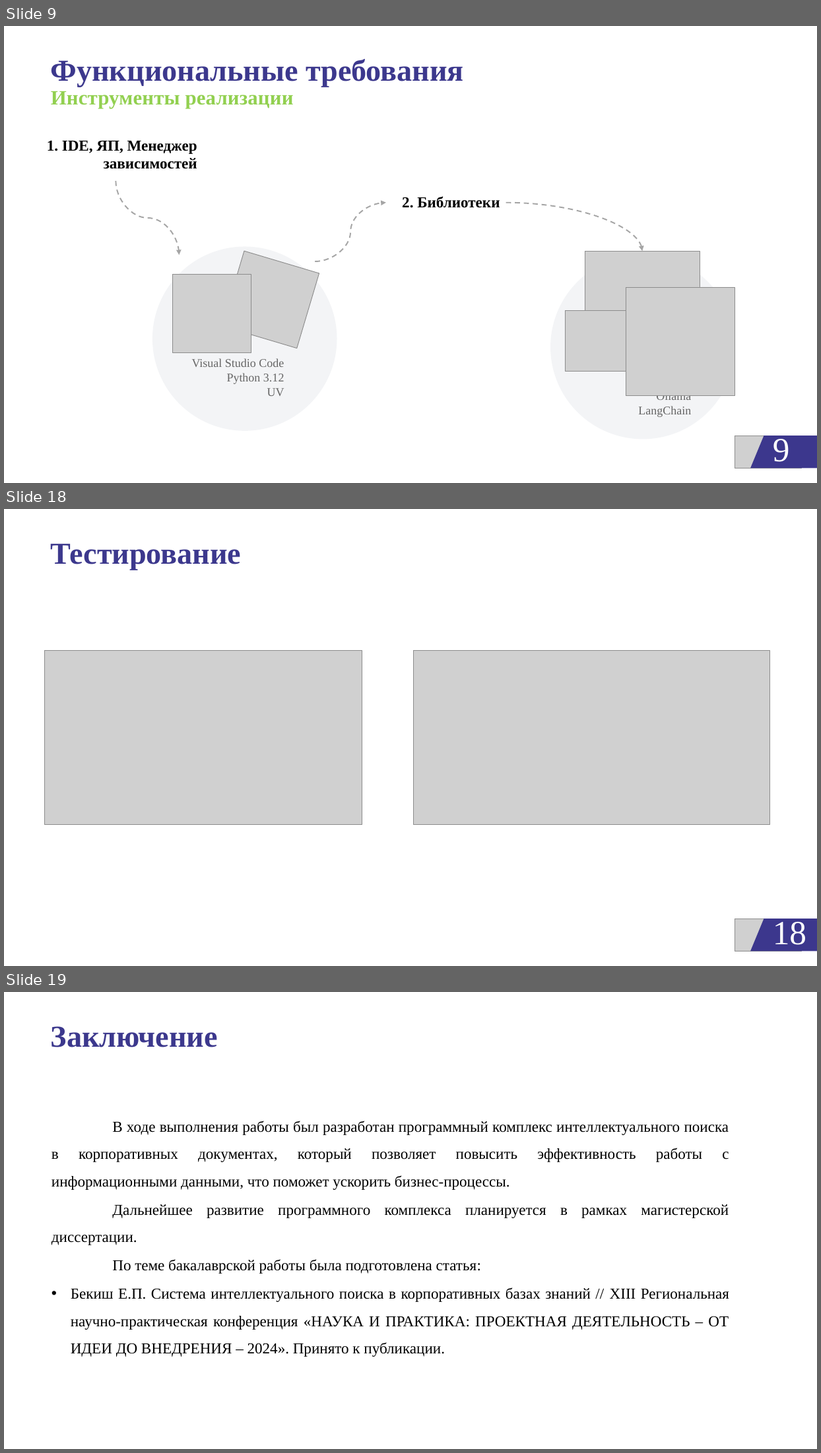
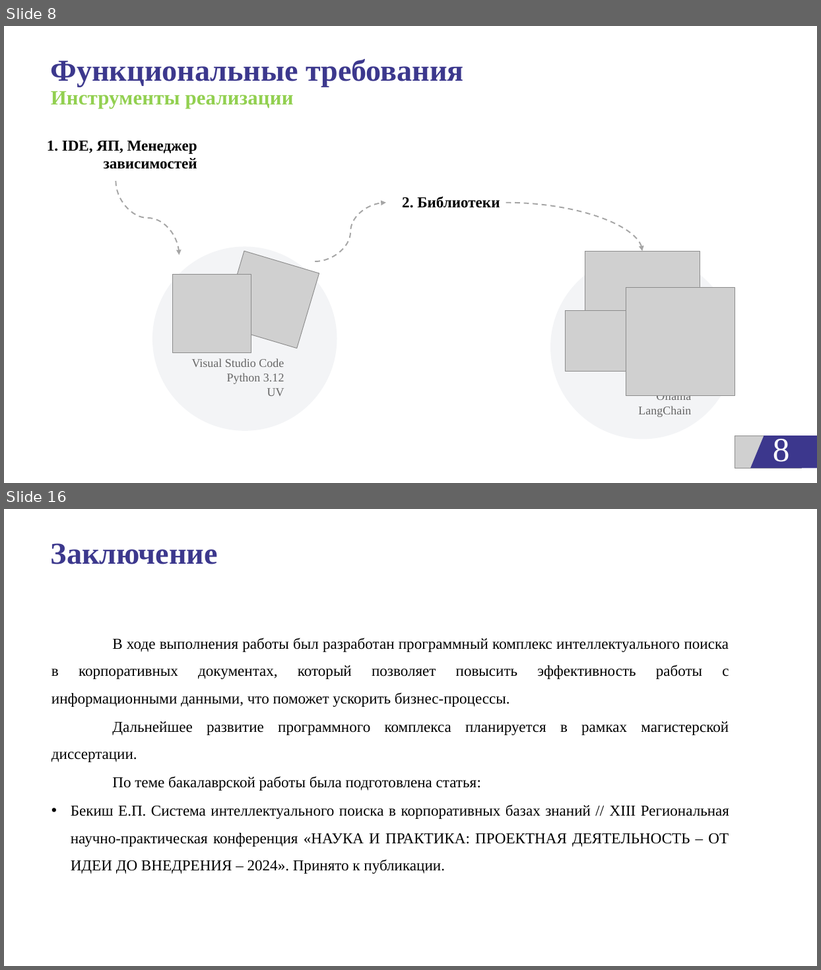
Before and after one commit to egorbeckish/Baccalaureate, a slide deck: 4 FOURTH COURSE/Semester 8/ДИПЛОМ/Отчеты/Презентация_Бекиш Е.П. 2025.pptx. Shown one above the other, each under a label of ours: slides 9, 18 and 19 before the commit, slides 8 and 16 after it; the slides between them are not shown. The pictures are 821x1453 and 821x970 pixels, drawn with LibreOffice and Linux fonts; fonts in the diff are those of the drawing; grey boxes stand for pictures; background and template pictures are left out. Boxes give left, top, right and bottom in pixels: in the first picture for what was removed or moved away, otherwise in the second. Text is boxed around its words. In the diff, an @@ line names an element or a change of style, - is before the commit and + after.

```diff
--- a/4 FOURTH COURSE/Semester 8/ДИПЛОМ/Отчеты/Презентация_Бекиш Е.П. 2025.pptx
+++ b/4 FOURTH COURSE/Semester 8/ДИПЛОМ/Отчеты/Презентация_Бекиш Е.П. 2025.pptx
@@ slide 18 removed at (x1=4, y1=509, x2=817, y2=966), background #FFFFFF @@
@@ title removed at (x1=51, y1=543, x2=242, y2=570) @@
-Тестирование
@@ picture removed at (x1=45, y1=651, x2=362, y2=825) @@
@@ picture removed at (x1=414, y1=651, x2=771, y2=825) @@
@@ picture removed at (x1=735, y1=919, x2=802, y2=951) @@
@@ freeform shape removed at (x1=750, y1=919, x2=817, y2=951) @@
@@ page number removed at (x1=773, y1=918, x2=807, y2=952) @@
-18
@@ what was slide 9 is now slide 8 @@
@@ page number at (x1=773, y1=435, x2=790, y2=469): text changed @@
-9
+8
@@ what was slide 19 is now slide 16 @@
```
Also in this commit, not shown: 13 slides changed, 2 other slides removed, 12 other files.
